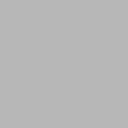
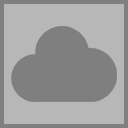
Layer changes from the first w=128, h=128 image to the second:
added layer "Layer 1" above "Rectangle 1" over box(11, 26, 117, 102)
added layer "Rectangle 1" above "Layer 0" over box(0, 0, 128, 128)
